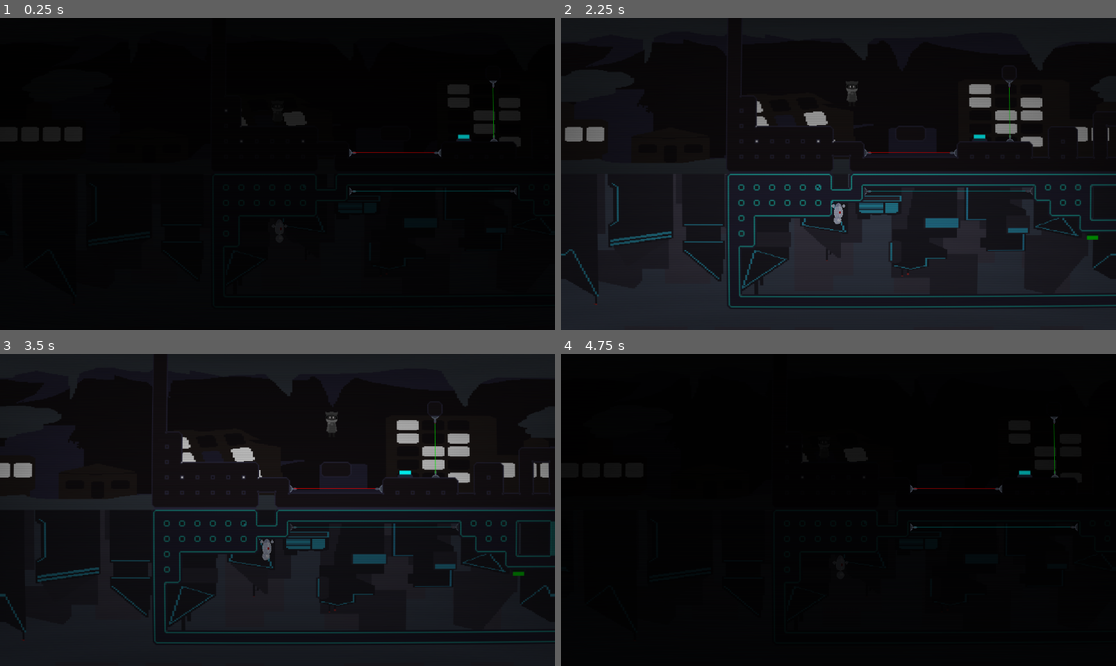
Above: before the commit, frames 1-4 (two rows, left to right).
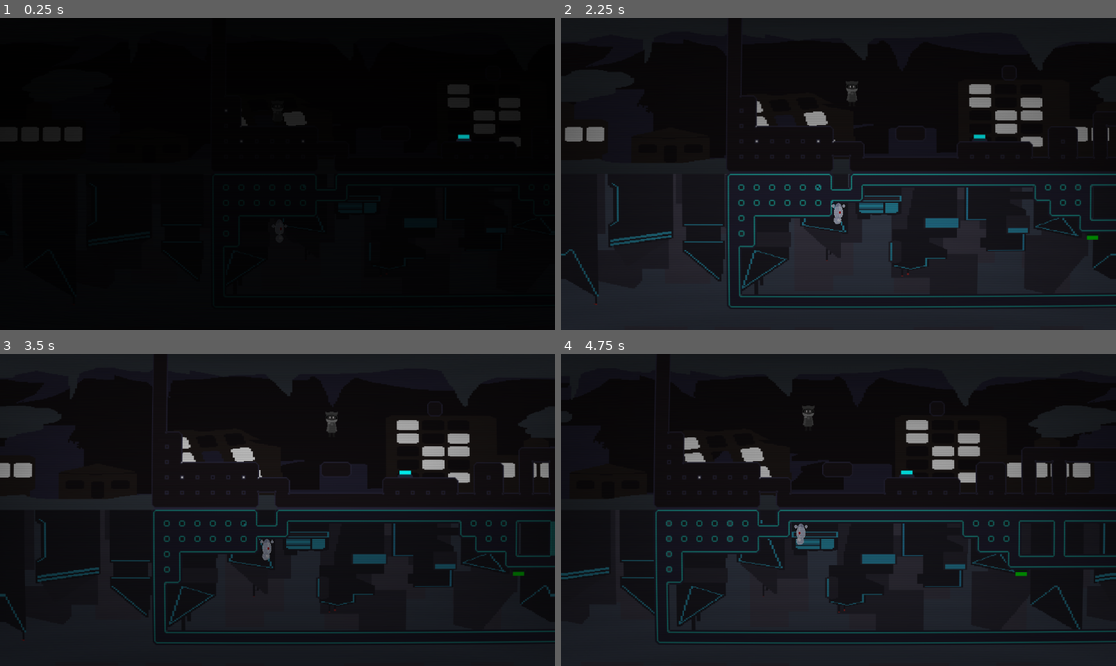
Above: after the commit, the same moments.

Repository: miniaturity/campfire-nyc
Game: Godot game, scene res://scenes/levels/level1.tscn
Same seed, same stepped clock (60 frames per second), same inputs: the game is played once before the commit and once after it.
Inputs:
- Up to frame 1 (0.25 s): no input
- Up to frame 2 (2.25 s): hold E (switch_controls) 0.53-1.28 s; hold D (move_right) 0.53-2.03 s; tap Space (jump) at 0.77, 1.52 s; tap E (switch_controls) at 1.35 s; hold A (move_left) from 2.03 s (still down); hold E (switch_controls) from 2.03 s (still down)
- Up to frame 3 (3.5 s): tap Enter at 2.75 s; release A (move_left) at 2.78 s; release E (switch_controls) at 2.78 s; hold D (move_right) from 2.78 s (still down); tap E (switch_controls) at 2.85 s; tap Space (jump) at 3.02 s
- Up to frame 4 (4.75 s): hold E (switch_controls) 3.53-4.28 s; tap Space (jump) at 3.77, 4.52 s; release D (move_right) at 4.28 s; hold A (move_left) from 4.28 s (still down); tap E (switch_controls) at 4.35 s

The runs differ from the first frame. In frame 1, 0.2% of the frame differs, in the area x 62-94%, y 20-57%; in frame 2, 0.2%; in frame 3, 0.2%; in frame 4, 39%, in the area x 0-100%, y 0-100%.

Commit message:
Laser v2.0

Diff:
--- a/objects/laser.tscn
+++ b/objects/laser.tscn
@@ -1,13 +1,18 @@
 [gd_scene format=3 uid="uid://c88ckjrucbt4m"]
 
 [ext_resource type="Script" uid="uid://b60jbv8l1qkir" path="res://src/laser.gd" id="1_jrugt"]
-[ext_resource type="Script" uid="uid://dvq2gttl8ba74" path="res://src/laser_line.gd" id="2_3xrv4"]
 [ext_resource type="Texture2D" uid="uid://cjmhtlemip0gm" path="res://assets/laser.png" id="2_e6e0a"]
 
-[sub_resource type="SegmentShape2D" id="SegmentShape2D_e6e0a"]
+[sub_resource type="RectangleShape2D" id="RectangleShape2D_3xrv4"]
+size = Vector2(18, 16)
 
 [node name="Laser" type="Node2D" unique_id=1005822320]
+texture_filter = 1
 script = ExtResource("1_jrugt")
+
+[node name="RayCast2D" type="RayCast2D" parent="." unique_id=1710451724]
+target_position = Vector2(0, -50)
+collision_mask = 3
 
 [node name="LaserBox" type="Sprite2D" parent="." unique_id=1056373303]
 texture = ExtResource("2_e6e0a")
@@ -15,7 +20,6 @@
 [node name="Line2D" type="Line2D" parent="." unique_id=860701348]
 width = 1.0
 default_color = Color(1, 0, 0, 1)
-script = ExtResource("2_3xrv4")
 
 [node name="StaticBody2D" type="StaticBody2D" parent="." unique_id=47818721 groups=["Laser"]]
 collision_layer = 2
--- a/src/laser.gd
+++ b/src/laser.gd
@@ -18,37 +18,38 @@
 ## Whether it can be blocked by boxes or not.
 @export var blockable: bool = true
 
+## The length of the laser.
+@export var laser_length: float = 1000.0
+
 ## Laser color
 @export var color: Color = Color(255, 0, 0)
 
-var end_pos: Vector2
-
 func disable():
 	active = false
+	raycast.enabled = false
+	line_2d.visible = false
 
 func enable():
 	active = true
+	raycast.enabled = true
+	line_2d.visible = true
 
 func _ready() -> void:
-	# Dont need to do anything if its the endpoint.
-	if !start:
-		return
-	if !other:
-		push_error("A laser point was not connected!")
-		return
-
-	if other.start:
-		push_error("Duplicate starting points for a laser!")
-		return
-
 	line_2d.default_color = color
-	line_2d.points = [Vector2(0, 0), to_local(other.global_position)]
-	if blockable:
-		raycast.target_position = to_local(other.global_position)
-
+	raycast.target_position = Vector2.UP * laser_length
+	raycast.enabled = true
+	line_2d.add_point(Vector2(0,0))
+	line_2d.add_point(raycast.target_position)
 
 func _physics_process(_delta: float) -> void:
-	if !start || line_2d.points[1] == Vector2(0, 0) || !blockable: return
+	if not active: return
+	line_2d.set_point_position(1, raycast.target_position)
+	if not raycast.is_colliding(): return
+
+	var collider = raycast.get_collider()
+	if not (collider is Node2D): return
+	collider = collider as Node2D
+	line_2d.set_point_position(1, to_local(raycast.get_collision_point()))
 
 	if !active:
 		raycast.enabled = false
